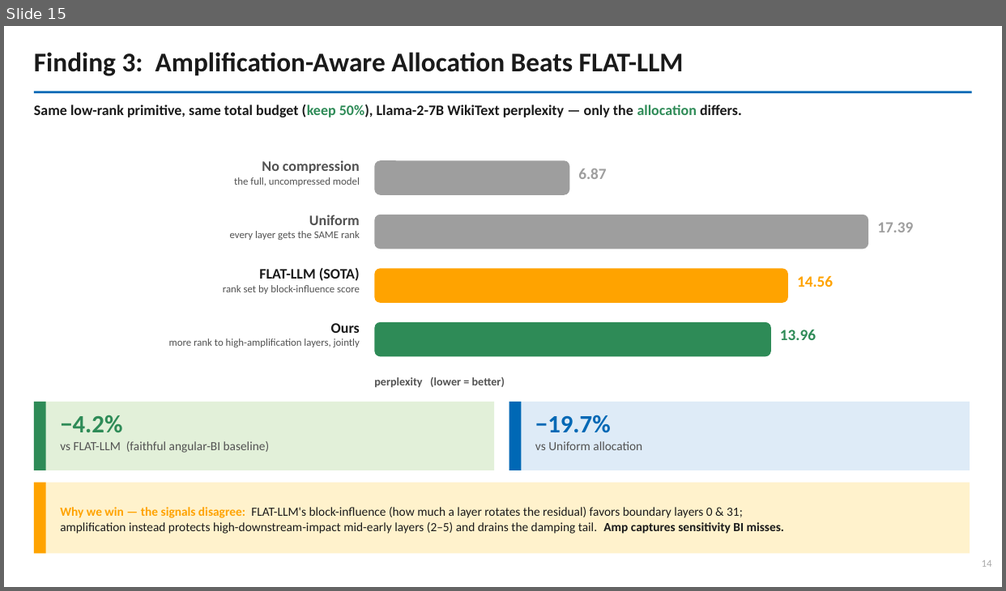
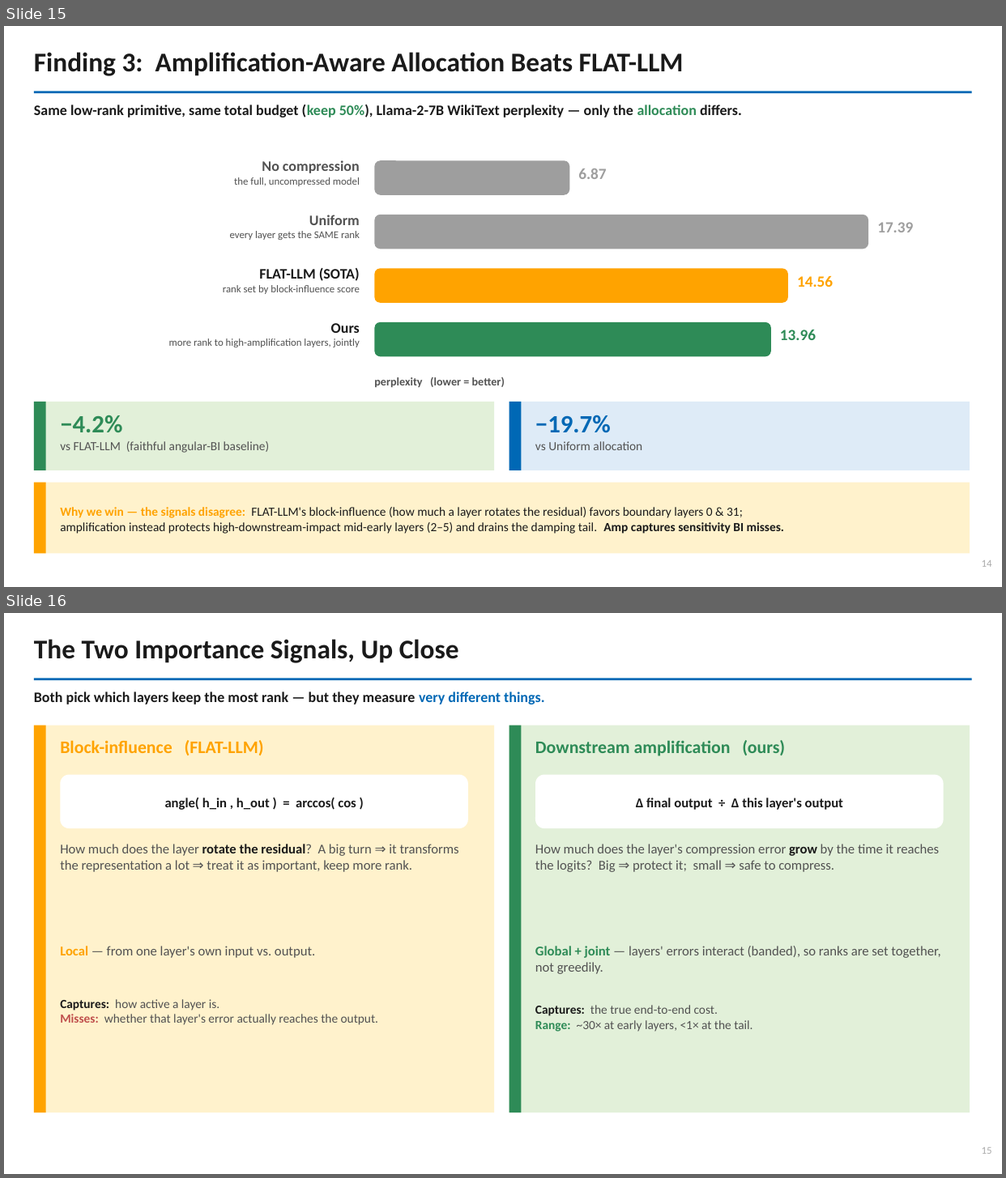
Before and after one commit to shahrzadesmat/HyperGraph, a slide deck: hypergraph_slides.pptx. Shown one above the other, each under a label of ours: slide 15 before the commit, slides 15 and 16 after it. The pictures are 1006x591 and 1006x1178 pixels, drawn with LibreOffice and Linux fonts; fonts in the diff are those of the drawing. Boxes give left, top, right and bottom in pixels: in the first picture for what was removed or moved away, otherwise in the second. Text is boxed around its words. In the diff, an @@ line names an element or a change of style, - is before the commit and + after.

```diff
--- a/hypergraph_slides.pptx
+++ b/hypergraph_slides.pptx
@@ slide 16 added at (4,613,1002,1174), background #FFFFFF @@
@@ text added at (34,639,459,663), 26 pt, text #1A1A1A, bold @@
+The Two Importance Signals, Up Close
@@ rectangle added at (34,678,972,680), fill #0068B5 @@
@@ text added at (34,692,544,705), 14 pt, text #1A1A1A, bold @@
+Both pick which layers keep the most rank — but they measure very different things.
@@ rectangle added at (34,726,494,1113), fill #FFF2CC @@
@@ rectangle added at (34,726,46,1113), fill #FFA300 @@
@@ rectangle added at (509,726,970,1113), fill #E2F0D9 @@
@@ rectangle added at (509,726,522,1113), fill #2E8B57 @@
@@ text added at (60,740,264,756), 17 pt, text #FFA300, bold @@
+Block-influence (FLAT-LLM)
@@ text added at (535,740,785,756), 17 pt, text #2E8B57, bold @@
+Downstream amplification (ours)
@@ rounded rectangle added at (60,775,468,828), fill #FFFFFF @@
@@ rounded rectangle added at (535,775,944,828), fill #FFFFFF @@
@@ text added at (165,798,356,810), 13 pt, text #1A1A1A, bold @@
+angle( h_in , h_out ) = arccos( cos )
@@ text added at (636,798,843,810), 13 pt, text #1A1A1A, bold @@
+Δ final output ÷ Δ this layer's output
@@ text added at (60,844,459,872), 13 pt, text #525252 @@
+How much does the layer rotate the residual? A big turn ⇒ it transforms the representation a lot ⇒ treat it as important, keep more rank.
@@ text added at (535,844,939,872), 13 pt, text #525252 @@
+How much does the layer's compression error grow by the time it reaches the logits? Big ⇒ protect it; small ⇒ safe to compress.
@@ text added at (60,946,315,958), 13 pt, text #525252 @@
+Local — from one layer's own input vs. output.
@@ text added at (535,946,940,974), 13 pt, text #525252 @@
+Global + joint — layers' errors interact (banded), so ranks are set together, not greedily.
@@ text added at (60,999,378,1025), 12 pt, text #525252 @@
+Captures: how active a layer is.
+Misses: whether that layer's error actually reaches the output.
@@ text added at (535,1005,752,1032), 12 pt, text #525252 @@
+Captures: the true end-to-end cost.
+Range: ~30× at early layers, <1× at the tail.
@@ text added at (982,1148,992,1154), 10 pt, text #AAAAAA @@
+15
```
Also in this commit, not shown: 2 other files.
